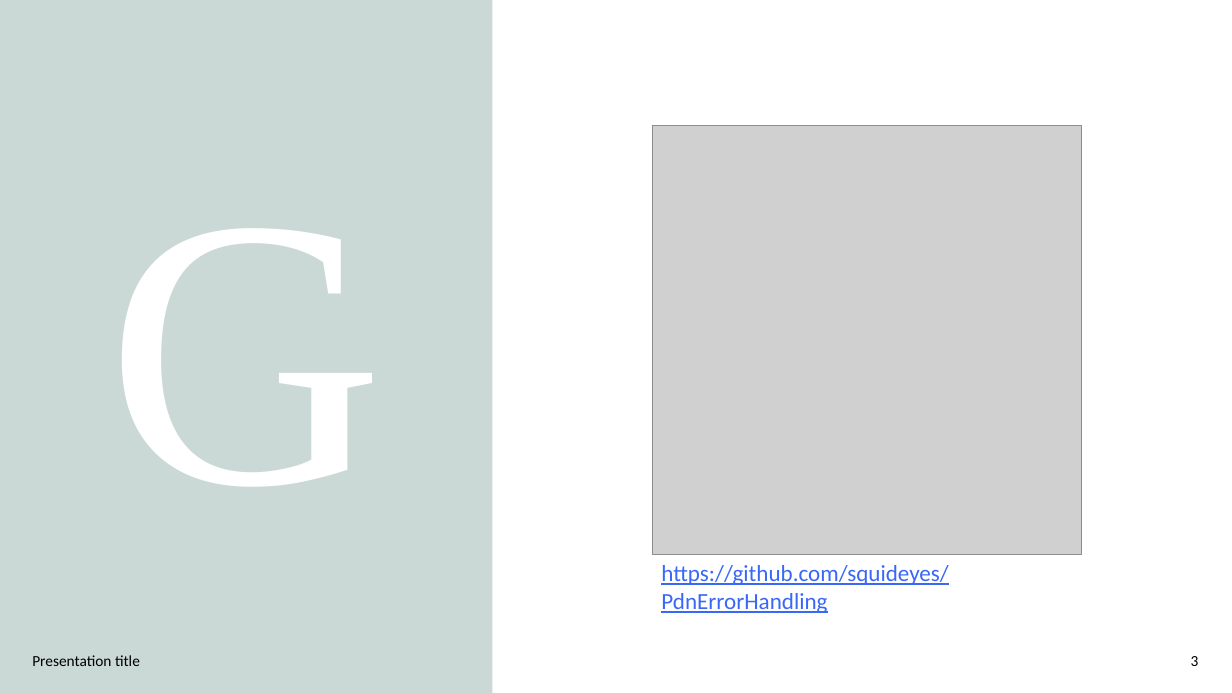
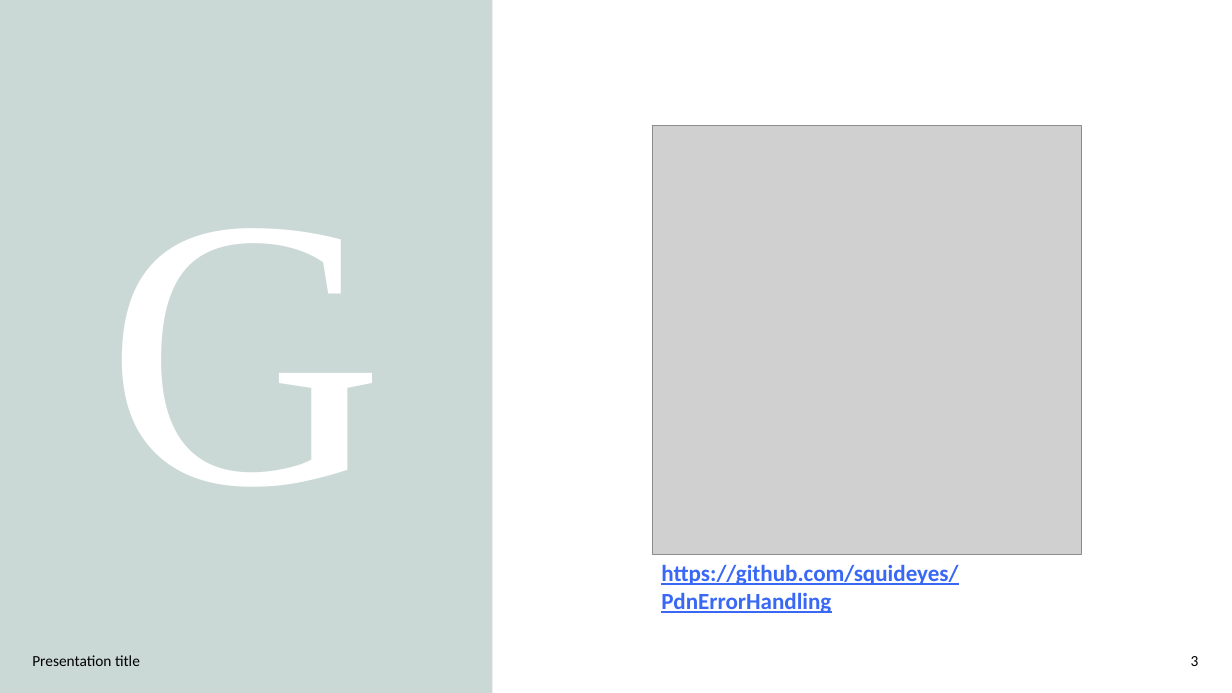
Before and after one commit to squideyes/PdnErrorHandling, a slide deck: slide 3 of PDN May 2023.pptx. Drawn at 1232x693 pixels with LibreOffice and Linux fonts; fonts in the diff are those of the drawing; grey boxes stand for pictures; background and template pictures are left out. Boxes give left, top, right and bottom in pixels: in the first picture for what was removed or moved away, otherwise in the second. Text is boxed around its words. In the diff, an @@ line names an element or a change of style, - is before the commit and + after.

```diff
--- a/PDN May 2023.pptx
+++ b/PDN May 2023.pptx
@@ text "https://github.com/squideyes/PdnErrorHandling" at (x1=661, y1=564, x2=958, y2=613): bold on @@
```
Also in this commit, not shown: 1 other slide changed, 1 other file.
